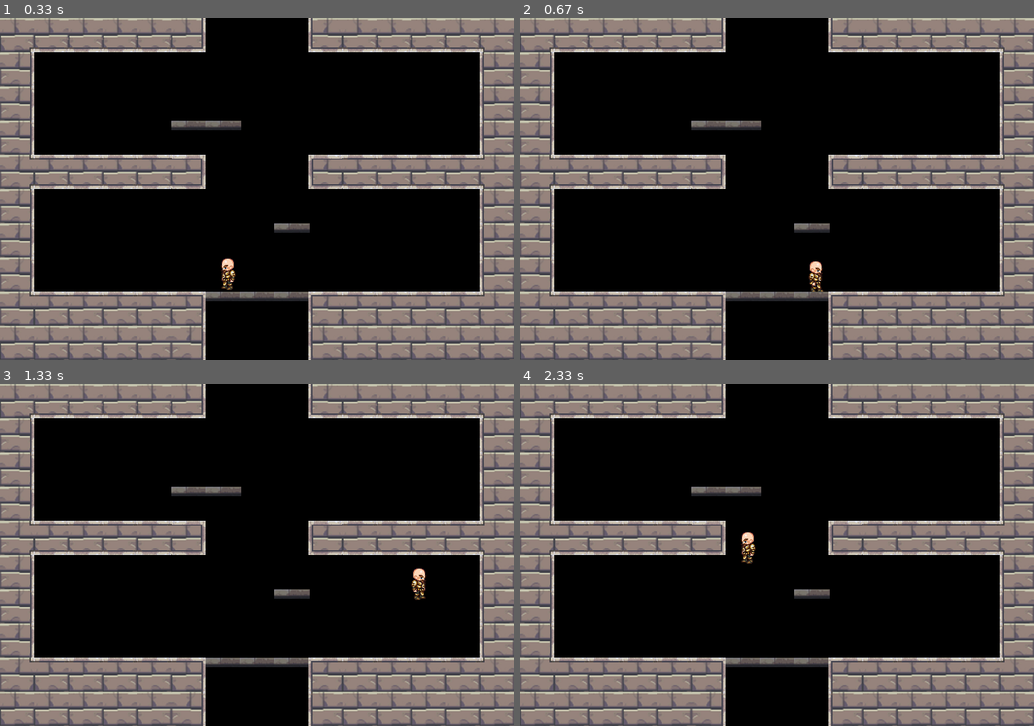
Above: before the commit, frames 1-4 (two rows, left to right).
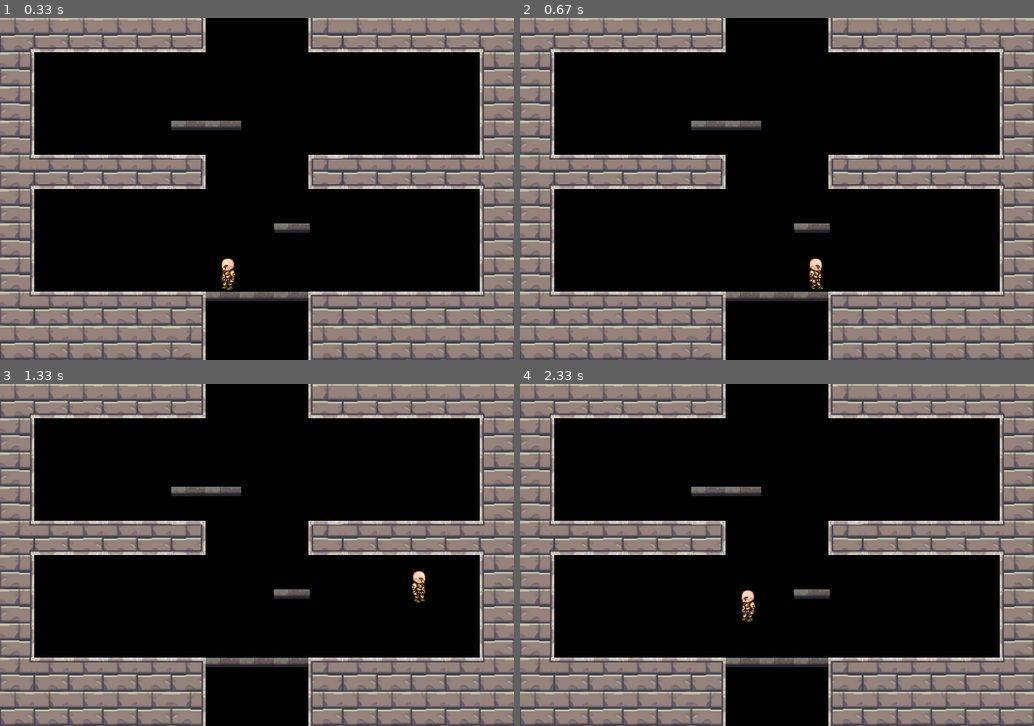
Above: after the commit, the same moments.

Repository: MFTI-summer/ROGUE-LEGACY
Game: pygame game, started from Main Project/Testing.py
The game is run twice, just before and just after one commit, with the same random seed, the same clock (stepped at 60 frames per second) and the same inputs.
Inputs:
- Up to frame 1 (0.33 s): no input
- Up to frame 2 (0.67 s): hold D from 0.33 s (still down)
- Up to frame 3 (1.33 s): release D at 0.8 s; hold D 0.83-1.3 s; tap Space at 0.9, 1.2 s
- Up to frame 4 (2.33 s): hold A 1.33-1.87 s; tap Space at 1.4, 1.7, 1.97, 2.27 s; hold A 1.9-2.3 s

Frame 1 is identical in both runs. In frame 2, 0.2% of the frame differs, in the area x 56-60%, y 70-80%; in frame 3, 0.2%; in frame 4, 0.4%, in the area x 42-46%, y 43-70%.

Commit message:
Update Hero.py

Diff:
--- a/Main Project/Hero.py
+++ b/Main Project/Hero.py
@@ -32,6 +32,7 @@
         self.image = self.animation['walk'][0]  # Пока поставим первое изображение ходьбы в качестве спокойствия
         self.rect = self.image.get_rect()
         self.level = None
+        self.intersection = lambda y1, y2, l1, l2: (y1 - y2) + l2 >= 0 if (y1 - y2) > 0 else (y1 - y2) + l1 >= 0
 
     def update(self, surface: pg.surface.Surface, level=None):
         self.check_controls()
@@ -52,31 +53,29 @@
         :return: Конкретное изображение из анимации героя
         """
         keys = pg.key.get_pressed()
-        if keys[pg.K_a]:
-            self.current_speed['x'] = self.move_speed['x'] * (-1)
-            self.facing = 0
-            self.walk_state += 1 / 3
 
-
-        elif keys[pg.K_d]:
+        if keys[pg.K_d]:  # вправо
             self.current_speed['x'] = self.move_speed['x']
             self.facing = 1
             self.walk_state += 1 / 3
+            walls = pg.sprite.spritecollide(self, self.level.walls, dokill=False)
+            for wall in walls:
+                if self.intersection(self.rect.y, wall.rect.y, self.rect.h, wall.rect.h):
+                    self.current_speed['x'] = 0
+        elif keys[pg.K_a]:
+            self.current_speed['x'] = self.move_speed['x'] * -1
+            self.facing = 0
+            self.walk_state += 1 / 3
+            walls = pg.sprite.spritecollide(self, self.level.walls, dokill=False)
+            for wall in walls:
+                if self.intersection(self.rect.y, wall.rect.y, self.rect.h, wall.rect.h):
+                    self.current_speed['x'] = 0
 
         else:
             self.current_speed['x'] = 0
             self.walk_state = 1
 
         self.check_gravity(keys)  # Проверяем состояние прыжка
-
-        if self.collided():
-            walls = pg.sprite.spritecollide(self, self.level.walls, dokill=False)
-            for wall in walls:
-                if self.rect.left <= wall.rect.right or self.rect.right >= wall.rect.left:
-                    print(self.rect.bottom, ',', wall.rect.top, ';', self.rect.top, ',', wall.rect.bottom)
-                    if (wall.rect.bottom - 5 >= self.rect.top > wall.rect.top) or (
-                            wall.rect.top + 5 <= self.rect.bottom < wall.rect.bottom):
-                        self.current_speed['x'] = 0
 
         self.rect.x += self.current_speed['x']
 
@@ -118,16 +117,20 @@
                         if platform.rect.top + 10 > self.rect.bottom >= platform.rect.top:
                             self.current_speed['y'] = 0
                             self.is_jump = False
+                            self.rect.y += platform.rect.top - self.rect.bottom
                             break
                     for floor_tile in floor:
                         if floor_tile.rect.top < self.rect.bottom < floor_tile.rect.top + 10:
                             self.current_speed['y'] = 0
                             self.is_jump = False
+                            self.rect.y += floor_tile.rect.top - self.rect.bottom
+                            break
                 if self.current_speed['y'] > 0:
                     celling = pg.sprite.spritecollide(self, self.level.celling, dokill=False)
                     for celling_tile in celling:
-                        if self.rect.top <= celling_tile.rect.bottom:
+                        if celling_tile.rect.bottom - 10 < self.rect.top <= celling_tile.rect.bottom:
                             self.current_speed['y'] = 0
+                            self.rect.top += celling_tile.rect.bottom - self.rect.top
 
             # if self.current_speed['y'] < 0 and collide_check[0]:
             #     self.current_speed['y'] = 0
